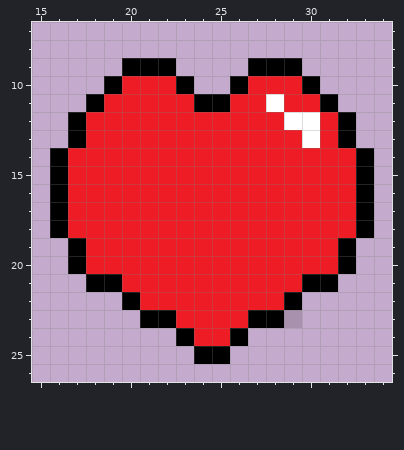
Pixel-art sprite -- sprites/spr_heart/0ae05037-75ff-417d-a749-9e91bc2695d7.png. Above, as it was before the edit.
The file is 50x40 pixels. Colours within 5 levels of each other are drawn and written as one. Shown: x 15..34, y 7..26. The old version is drawn lined up with the new one, on the new canvas.
After:
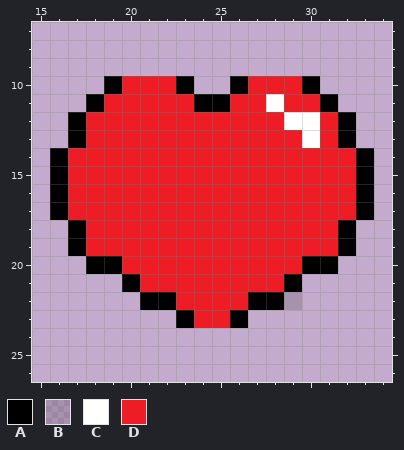
Palette (. is transparent): A #000000  B #1a1a1a2c  C #ffffff  D #ee1c24
The exact change:
canvas 50x40 -> 50x35, the old top-left corner now at 0,-2 (the part of the old canvas that was cut away was empty and is not shown)
@@ x 18..31 @@
  8 ..............
- 9 ..AAA....AAA..
+ 9 ..............
 10 .ADDDA..ADDDA.
@@ x 15..34 @@
 17 .ADDDDDDDDDDDDDDDDA.
-18 .ADDDDDDDDDDDDDDDDA.
+18 ..ADDDDDDDDDDDDDDA..
 19 ..ADDDDDDDDDDDDDDA..
-20 ..ADDDDDDDDDDDDDDA..
-21 ...AADDDDDDDDDDAA...
-22 .....ADDDDDDDDA.....
-23 ......AADDDDAAB.....
-24 ........ADDA........
-25 .........AA.........
+20 ...AADDDDDDDDDDAA...
+21 .....ADDDDDDDDA.....
+22 ......AADDDDAAB.....
+23 ........ADDA........
+24 ....................
+25 ....................
 26 ....................
Where, in picture pixels (left, top, right, bottom), the same in both pictures:
erased: (122, 58, 176, 76)
erased: (248, 58, 302, 76)
changed: (50, 220, 374, 364)
